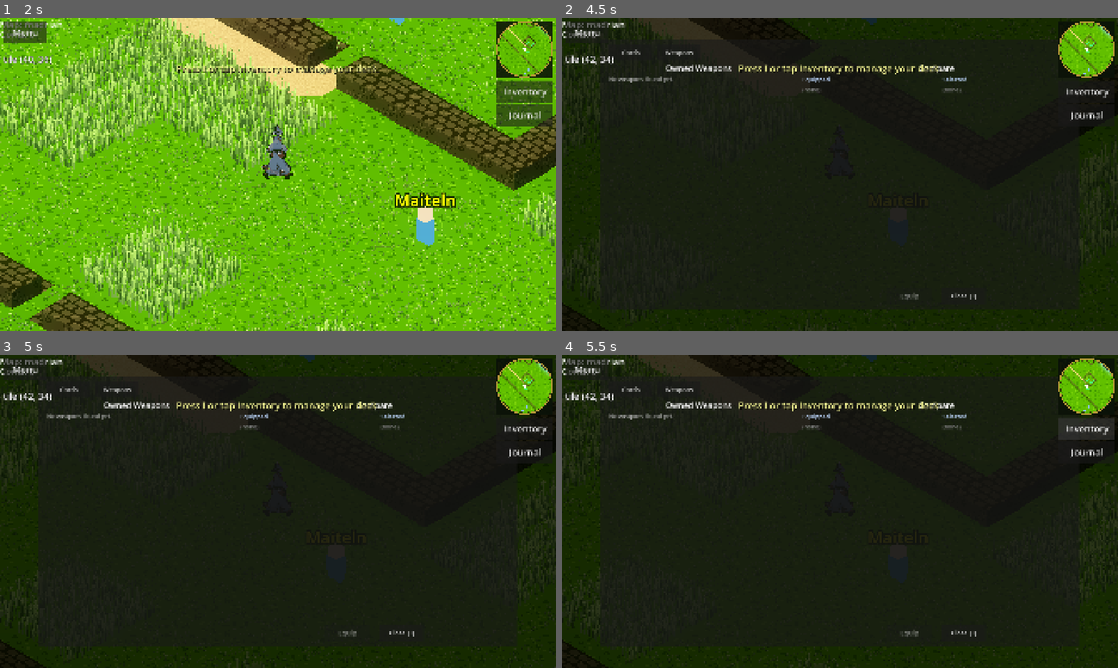
Above: before the commit, frames 1-4 (two rows, left to right).
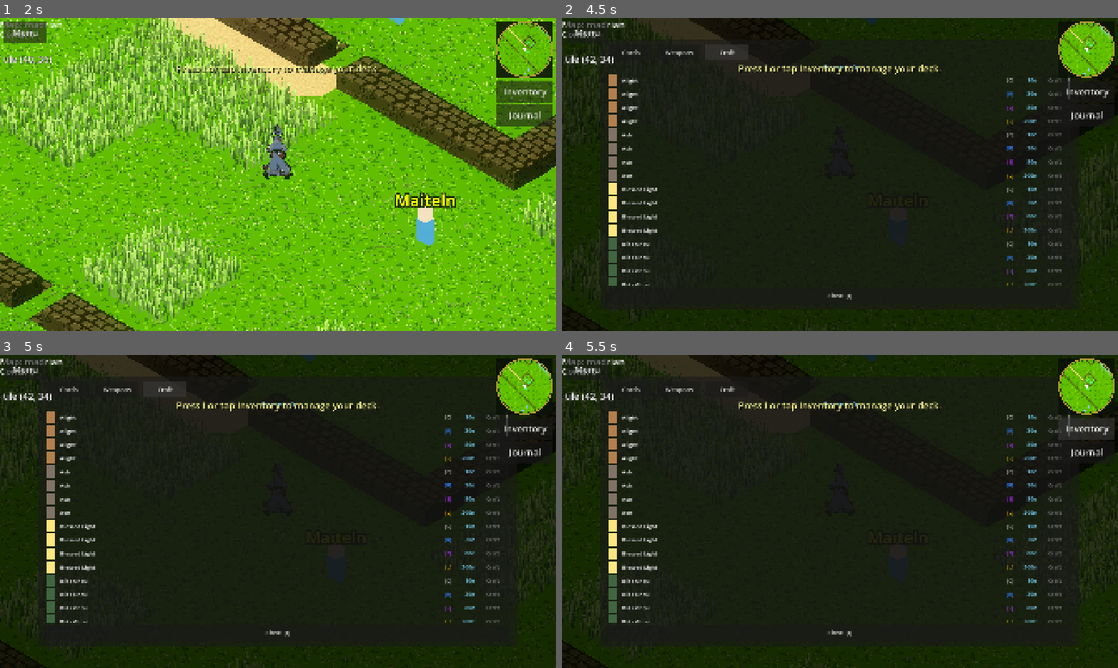
Above: after the commit, the same moments.

Repository: ChrisPauly97/pear-pudding-godot
Game: Godot game, scene res://scenes/ui/MenuScene.tscn
Same seed, same stepped clock (60 frames per second), same inputs: the game is played once before the commit and once after it. Sound files missing from this copy of the repository are replaced by a short silence.
Inputs (mouse positions are in pixels of both pictures, inside the frame that each line leads up to):
- Up to frame 1 (2 s): click "New Game" at 0.5 s; click "Venture Here" at 1.25 s
- Up to frame 2 (4.5 s): tap I (inventory) at 2 s; move the mouse to (962, 158) at 2.02 s; hold D (move_right) 2.03-2.75 s; hold E (interact) 2.03-2.75 s; click (962, 158) at 2.17 s; tap Space (jump) at 2.27 s; click "Cards" at 2.75 s; click "Weapons" at 3.5 s; click (728, 52) at 4.25 s, where only the run after the commit has a clickable "Craft"
- Up to frame 3 (5 s): no input
- Up to frame 4 (5.5 s): click "Inventory" at 5 s

Frame 1 is identical in both runs. In frame 2, 3.1% of the frame differs, in the area x 8-92%, y 8-90%; in frame 3, 3.1%; in frame 4, 3.1%.

Commit message:
TID-104: Crafting screen UI
Adds a Craft tab to InventoryScene listing all craftable recipes
(card name, rarity badge, essence cost) sorted alphabetically. Craft
button disabled when player lacks sufficient essence. Crafting rolls
fresh stats and creates a new card instance. SaveManager gains
spend_essence() helper.

https://claude.ai/code/session_01LoRXvpkAc5z7qpEGDNEz96

Diff:
--- a/autoloads/SaveManager.gd
+++ b/autoloads/SaveManager.gd
@@ -455,6 +455,15 @@
 	remove_card_instance(uid)
 	_dirty = true
 
+## Spends essence for crafting. Returns false without modifying anything if insufficient.
+func spend_essence(amount: int) -> bool:
+	if essence < amount:
+		return false
+	essence -= amount
+	GameBus.essence_changed.emit(essence)
+	_dirty = true
+	return true
+
 ## Combines 3 available (non-deck) instances of template_id+rarity into 1 of the next rarity tier.
 ## Returns the new instance dict, or {} if insufficient non-deck copies exist.
 func combine_cards(template_id: String, rarity: String) -> Dictionary:
--- a/scenes/ui/InventoryScene.gd
+++ b/scenes/ui/InventoryScene.gd
@@ -2,9 +2,11 @@
 
 signal closed
 
-const CardRegistry = preload("res://autoloads/CardRegistry.gd")
-const WeaponRegistry = preload("res://autoloads/WeaponRegistry.gd")
-const WeaponData = preload("res://data/WeaponData.gd")
+const CardRegistry     = preload("res://autoloads/CardRegistry.gd")
+const WeaponRegistry   = preload("res://autoloads/WeaponRegistry.gd")
+const WeaponData       = preload("res://data/WeaponData.gd")
+const CraftingRegistry = preload("res://autoloads/CraftingRegistry.gd")
+const _CardDropUtil    = preload("res://game_logic/CardDropUtil.gd")
 
 var _vh: float = 0.0
 var _vw: float = 0.0
@@ -26,6 +28,10 @@
 var _weapons_panel: Control
 var _tab_cards_btn: Button
 var _tab_weapons_btn: Button
+var _tab_craft_btn: Button
+var _craft_panel: Control
+var _craft_list: VBoxContainer
+var _craft_essence_label: Label
 
 func _ready() -> void:
 	mouse_filter = MOUSE_FILTER_STOP
@@ -83,6 +89,13 @@
 	_tab_weapons_btn.add_theme_font_size_override("font_size", int(_vh * 0.021))
 	_tab_weapons_btn.pressed.connect(_on_tab_weapons)
 	tab_bar.add_child(_tab_weapons_btn)
+
+	_tab_craft_btn = Button.new()
+	_tab_craft_btn.text = "Craft"
+	_tab_craft_btn.custom_minimum_size = Vector2(_vh * 0.14, _vh * 0.05)
+	_tab_craft_btn.add_theme_font_size_override("font_size", int(_vh * 0.021))
+	_tab_craft_btn.pressed.connect(_on_tab_craft)
+	tab_bar.add_child(_tab_craft_btn)
 
 	# Scroll height floor in portrait mode
 	var scroll_min_h: float = _vh * 0.25 if is_portrait else 0.0
@@ -305,6 +318,38 @@
 	wp_close_btn.pressed.connect(_on_close)
 	wp_btn_row.add_child(wp_close_btn)
 
+	# ====================================================================
+	# CRAFT PANEL
+	# ====================================================================
+	var craft_box := VBoxContainer.new()
+	craft_box.add_theme_constant_override("separation", int(_vh * 0.008))
+	craft_box.size_flags_vertical = Control.SIZE_EXPAND_FILL
+	craft_box.visible = false
+	_craft_panel = craft_box
+	wrapper.add_child(craft_box)
+
+	_craft_essence_label = Label.new()
+	_craft_essence_label.add_theme_font_size_override("font_size", int(_vh * 0.022))
+	_craft_essence_label.horizontal_alignment = HORIZONTAL_ALIGNMENT_CENTER
+	_craft_essence_label.modulate = Color(0.5, 0.85, 1.0)
+	craft_box.add_child(_craft_essence_label)
+
+	var craft_scroll := ScrollContainer.new()
+	craft_scroll.size_flags_vertical = Control.SIZE_EXPAND_FILL
+	craft_box.add_child(craft_scroll)
+
+	_craft_list = VBoxContainer.new()
+	_craft_list.size_flags_horizontal = Control.SIZE_EXPAND_FILL
+	_craft_list.add_theme_constant_override("separation", int(_vh * 0.006))
+	craft_scroll.add_child(_craft_list)
+
+	var craft_close_btn := Button.new()
+	craft_close_btn.text = "Close  [I]" if not OS.has_feature("android") else "Close"
+	craft_close_btn.custom_minimum_size = Vector2(_vw * 0.1, _vh * 0.055)
+	craft_close_btn.add_theme_font_size_override("font_size", int(_vh * 0.02))
+	craft_close_btn.pressed.connect(_on_close)
+	craft_box.add_child(craft_close_btn)
+
 # -------------------------------------------------------------------------
 # Refresh — rebuilds both panels from current working state
 # -------------------------------------------------------------------------
@@ -312,6 +357,8 @@
 func _refresh() -> void:
 	_refresh_cards()
 	_refresh_weapons()
+	if _craft_panel.visible:
+		_refresh_craft()
 
 func _refresh_cards() -> void:
 	for child in _collection_list.get_children():
@@ -702,6 +749,62 @@
 # Actions
 # -------------------------------------------------------------------------
 
+func _make_craft_row(recipe: Object, player_essence: int) -> HBoxContainer:
+	var tid: String    = str(recipe.template_id)
+	var rarity: String = str(recipe.rarity)
+	var cost: int      = int(recipe.essence_cost)
+	var tmpl: Dictionary = CardRegistry.get_template(tid)
+	var card_color: Color = tmpl.get("color", Color(0.3, 0.3, 0.35))
+	var card_name: String = tmpl.get("name", tid)
+
+	var row := HBoxContainer.new()
+	row.add_theme_constant_override("separation", int(_vw * 0.008))
+
+	var swatch := ColorRect.new()
+	swatch.color = card_color
+	swatch.custom_minimum_size = Vector2(_vh * 0.028, _vh * 0.028)
+	row.add_child(swatch)
+
+	var name_lbl := Label.new()
+	name_lbl.text = card_name
+	name_lbl.add_theme_font_size_override("font_size", int(_vh * 0.018))
+	name_lbl.size_flags_horizontal = Control.SIZE_EXPAND_FILL
+	row.add_child(name_lbl)
+
+	var badge_lbl := Label.new()
+	badge_lbl.text = _rarity_badge(rarity)
+	badge_lbl.add_theme_font_size_override("font_size", int(_vh * 0.016))
+	badge_lbl.modulate = _rarity_color(rarity)
+	row.add_child(badge_lbl)
+
+	var cost_lbl := Label.new()
+	cost_lbl.text = "%de" % cost
+	cost_lbl.add_theme_font_size_override("font_size", int(_vh * 0.017))
+	cost_lbl.modulate = Color(0.5, 0.85, 1.0)
+	cost_lbl.custom_minimum_size = Vector2(_vh * 0.06, 0)
+	cost_lbl.horizontal_alignment = HORIZONTAL_ALIGNMENT_RIGHT
+	row.add_child(cost_lbl)
+
+	var craft_btn := Button.new()
+	craft_btn.text = "Craft"
+	craft_btn.custom_minimum_size = Vector2(_vh * 0.09, _vh * 0.038)
+	craft_btn.add_theme_font_size_override("font_size", int(_vh * 0.017))
+	craft_btn.disabled = player_essence < cost
+	craft_btn.pressed.connect(_do_craft.bind(tid, rarity, cost))
+	row.add_child(craft_btn)
+
+	return row
+
+func _do_craft(template_id: String, rarity: String, cost: int) -> void:
+	if not SceneManager.save_manager.spend_essence(cost):
+		return
+	var stats: Dictionary = _CardDropUtil.roll_stats(template_id, rarity)
+	SceneManager.save_manager.add_card_instance(
+		template_id, rarity,
+		int(stats.get("attack", -1)), int(stats.get("health", -1)), int(stats.get("cost", -1))
+	)
+	_refresh_craft()
+
 func _show_confirm(action_row: HBoxContainer, confirm_row: HBoxContainer, label: String, on_confirm: Callable) -> void:
 	action_row.visible = false
 	for child in confirm_row.get_children():
@@ -749,11 +852,46 @@
 func _on_tab_cards() -> void:
 	_cards_panel.visible = true
 	_weapons_panel.visible = false
+	_craft_panel.visible = false
 
 func _on_tab_weapons() -> void:
 	_cards_panel.visible = false
 	_weapons_panel.visible = true
+	_craft_panel.visible = false
 	_refresh_weapons()
+
+func _on_tab_craft() -> void:
+	_cards_panel.visible = false
+	_weapons_panel.visible = false
+	_craft_panel.visible = true
+	_refresh_craft()
+
+func _refresh_craft() -> void:
+	for child in _craft_list.get_children():
+		child.queue_free()
+
+	_craft_essence_label.text = "Essence: %d" % SceneManager.save_manager.essence
+
+	var recipes: Array = CraftingRegistry.get_all_recipes()
+	# Sort by template name then rarity tier index
+	recipes.sort_custom(func(a, b) -> bool:
+		var ta: String = str(a.template_id)
+		var tb: String = str(b.template_id)
+		var tmpl_a: Dictionary = CardRegistry.get_template(ta)
+		var tmpl_b: Dictionary = CardRegistry.get_template(tb)
+		var na: String = str(tmpl_a.get("name", ta))
+		var nb: String = str(tmpl_b.get("name", tb))
+		if na != nb:
+			return na < nb
+		var ra: int = IsoConst.RARITY_ORDER.find(str(a.rarity))
+		var rb: int = IsoConst.RARITY_ORDER.find(str(b.rarity))
+		return ra < rb
+	)
+
+	var player_essence: int = SceneManager.save_manager.essence
+	for recipe in recipes:
+		var row := _make_craft_row(recipe, player_essence)
+		_craft_list.add_child(row)
 
 func _on_weapon_selected(wid: String) -> void:
 	_selected_weapon_id = wid
Not shown, changed: tasks/goals/GID-028--card-rarity-crafting/TID-104--crafting-screen-ui.md
Not shown, changed: tasks/goals/GID-028--card-rarity-crafting/goal.md
Not shown, changed: tasks/index.md
